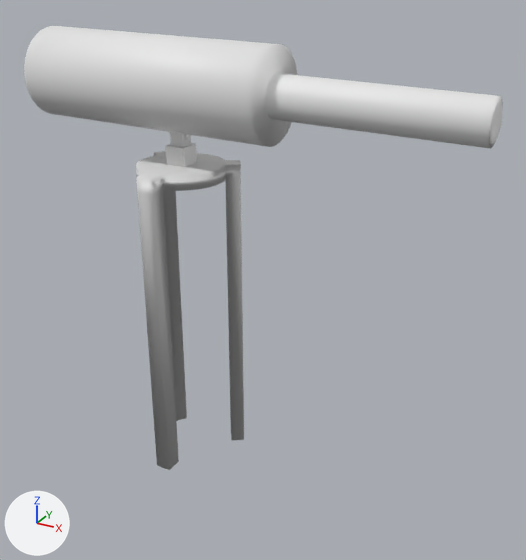
Two versions of the Blender file prototypes/telescope.blend, one commit apart.
Rendered twice from a 50 mm camera at (12.64, -13.8, 11.54) aimed at (5.25, -0.37, 4.82). Arrows for +X, +Y and +Z are at lower left; the lights stay in place. The first picture is the older version.
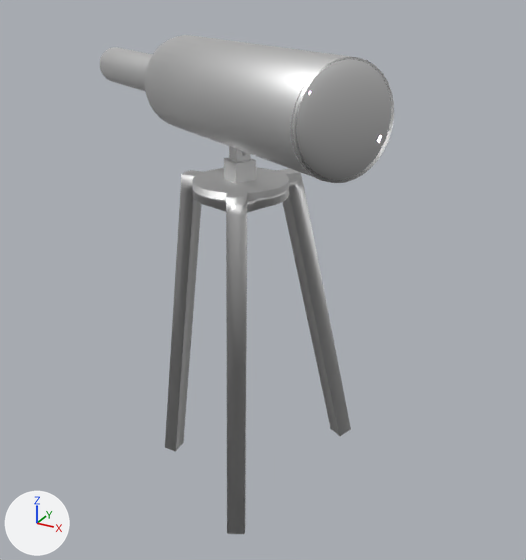
Changed parts and their boxes [x1, y1, x2, y2] in the pictures (526 x 560 px; the box of a moved part takes in the faces that stretch with it):
'Cylinder.002', recoloured, reshaped, moved, turned: before [136, 151, 244, 470]; after [165, 167, 351, 534]
'Cylinder', recoloured, moved, turned: before [24, 26, 297, 147]; after [145, 35, 394, 183]
'Cylinder.001', recoloured, moved, turned: before [265, 73, 503, 149]; after [100, 47, 153, 92]
'BigLens', recoloured, moved, turned (not visible before): after [291, 59, 392, 182]
'Cube', recoloured, moved, turned: before [166, 132, 197, 167]; after [224, 146, 256, 184]
'SmallLens', recoloured, moved, turned (not visible afterwards): before [490, 102, 503, 145]
'Torus', moved, turned (mostly hidden): before [169, 132, 190, 140]; after [242, 151, 247, 156]
part 1 of me_cylinder_005, moved or reshaped: before [136, 153, 244, 470]; after [165, 172, 351, 534]

The change in detail:
Material 'Material.007' (mat_material_007) is new.
Its base color is (0.8, 0.8, 0.8) (white #e7e7e7).
Its metallic is 1.0.
Material 'Material.005' (mat_material_005) is new.
Its base color is (0.8, 0.8, 0.8) (white #e7e7e7).
Its metallic is 1.0.
Material 'Material.004' (mat_material_004) is new.
Its base color is (0.8, 0.8, 0.8) (white #e7e7e7).
Its metallic is 1.0.
Its roughness is 0.49.
Material 'Material.001' (mat_material_001) is new.
Its base color is (0.8, 0.8, 0.8) (white #e7e7e7).
Its metallic is 1.0.
Its roughness is 0.464.
Material 'Material.003' (mat_material_003) is new.
Its base color is (0.8, 0.8, 0.8) (white #e7e7e7).
Its metallic is 1.0.
Its roughness is 0.0.
Material 'Material.002' (mat_material_002) is new.
Its base color is (0.8, 0.8, 0.8) (white #e7e7e7).
Its metallic is 1.0.
Its roughness is 0.0.
me_sphere has 317 vertices, 288 faces, 30 loose edges and spans x -1.0..0.38, y -1.0..1.0, z -1.0..1.0.
me_sphere gains material mat_material_002 (white #e7e7e7).
me_sphere_001 has 317 vertices, 288 faces, 30 loose edges and spans x -1.0..0.38, y -1.0..1.0, z -1.0..1.0.
me_sphere_001 gains material mat_material_003 (white #e7e7e7).
me_cylinder_002 has 64 vertices, 34 faces and spans x -1.0..1.0, y -1.0..1.0, z -1.0..1.0.
me_cylinder_002 gains material mat_material_001 (white #e7e7e7).
me_cylinder_004 has 64 vertices, 34 faces and spans x -1.0..1.0, y -1.0..1.0, z -1.0..1.0.
me_cylinder_004 gains material mat_material_004 (white #e7e7e7).
me_cube_002 has 16 vertices, 14 faces and spans x -1.0..1.0, y -1.0..1.0, z -1.0..2.84.
me_cube_002 gains material mat_material_005 (white #e7e7e7).
me_cylinder_005 is used by ob_cylinder_002; location (3.35, -0.69, 7.22); scale (1.0, 1.0, -0.165).
me_cylinder_005 had 100 vertices, 70 faces and spanned x -1.2..1.2, y -1.4..1.0, z -1.0..44.0.
me_cylinder_005 now has 100 vertices, 70 faces and spans x -2.0..2.0, y -3.2..1.5, z -1.0..44.0.
me_cylinder_005 part 1: 33 of 100 vertices moved; they spanned x -1.2..1.2, y -1.4..0.9, z 1.0..44.0 and now span x -2.0..2.0, y -3.2..1.5, z 1.1..44.0; mean shift (0.0, -0.2, 0.0); largest move (0.0, -1.4, 44.0) -> (0.0, -3.2, 43.0).
me_cylinder_005 gains material mat_material_007 (white #e7e7e7).
Object 'BigLens' (ob_biglens) moves from (-0.02, -0.67, 9.15) to (8.07, -2.84, 9.15).
Object 'BigLens' (ob_biglens) turns from (0, 0, 0) to (0, 0, 150) degrees about x, y and z.
Object 'SmallLens' (ob_smalllens) moves from (10.02, -0.69, 8.94) to (-0.65, 2.14, 8.94).
Object 'SmallLens' (ob_smalllens) turns from (0, -180, 0) to (0, -180, 150) degrees about x, y and z.
Object 'Cylinder' (ob_cylinder) moves from (2.81, -0.68, 9.1) to (5.62, -1.43, 9.1).
Object 'Cylinder' (ob_cylinder) turns from (0, 91, 0) to (0, 91, 150) degrees about x, y and z.
Object 'Cylinder.001' (ob_cylinder_001) moves from (7.34, -0.68, 9.0) to (1.68, 0.81, 9.0).
Object 'Cylinder.001' (ob_cylinder_001) turns from (0, 91, 0) to (0, 91, 150) degrees about x, y and z.
Object 'Torus' (ob_torus) moves from (3.34, -0.69, 8.15) to (5.16, -1.16, 8.15).
Object 'Torus' (ob_torus) turns from (-91, 0, 0) to (-91, 0, 150) degrees about x, y and z.
Object 'Cube' (ob_cube) moves from (3.35, -0.68, 7.56) to (5.14, -1.16, 7.56).
Object 'Cube' (ob_cube) turns from (0, 0, 0) to (0, 0, 150) degrees about x, y and z.
Object 'Cylinder.002' (ob_cylinder_002) moves from (3.35, -0.69, 7.22) to (5.15, -1.15, 7.22).
Object 'Cylinder.002' (ob_cylinder_002) turns from (0, 0, 0) to (0, 0, 150) degrees about x, y and z.
